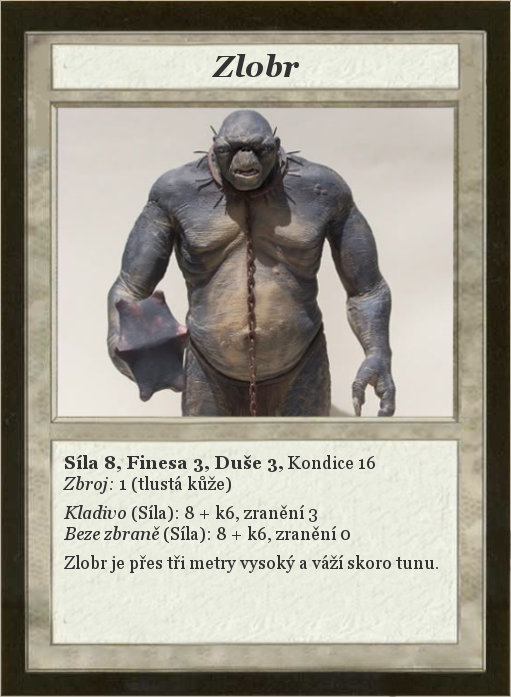
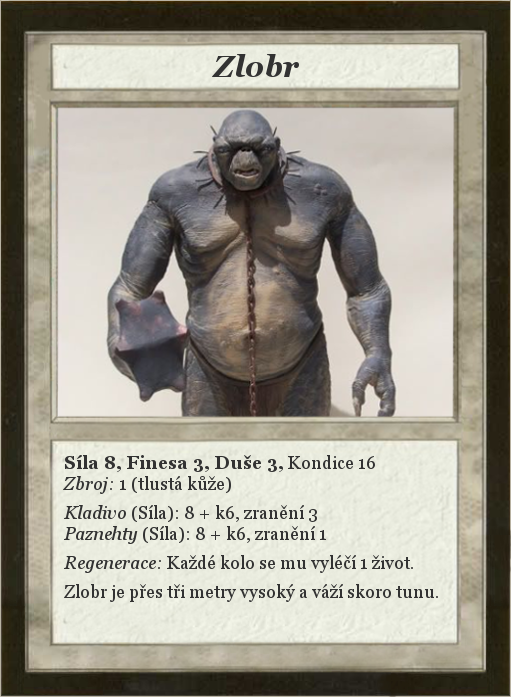
Comparing the layer stacks of the two (511, 697) images. Changes:
painted on "Síla 8, Finesa 3, Duše 3, Kond..." over [64, 526, 438, 602]
